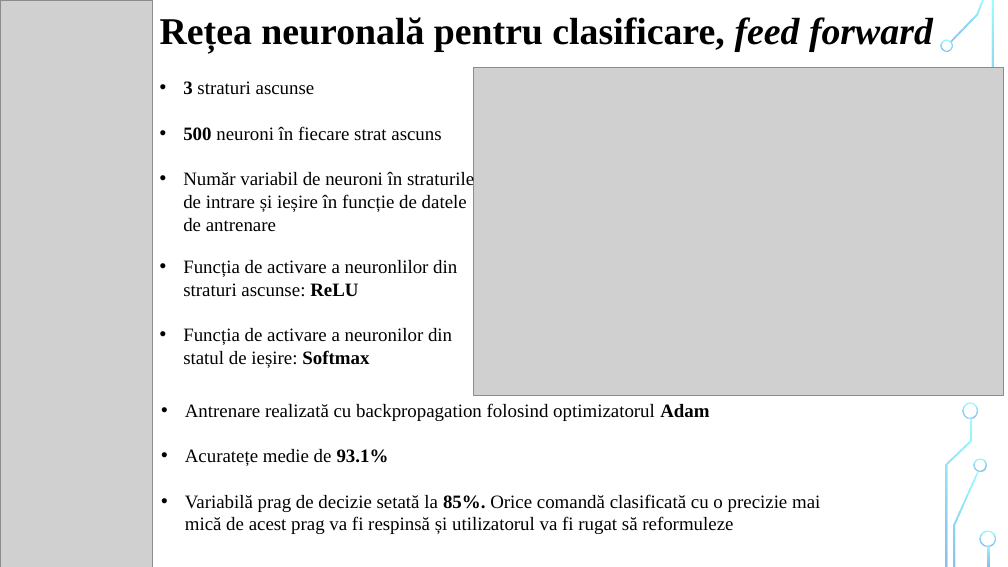
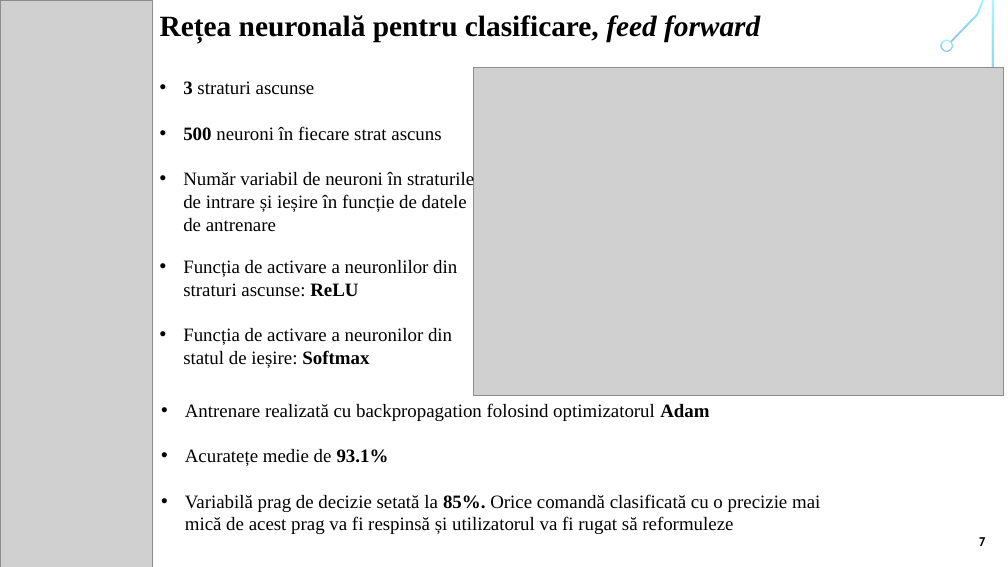
Before and after one commit to liviubrinza/alice, a slide deck: slide 8 of documentation/Prezentare.pptx. Drawn at 1008x567 pixels with LibreOffice and Linux fonts; fonts in the diff are those of the drawing; grey boxes stand for pictures; background and template pictures are left out. Boxes give left, top, right and bottom in pixels: in the first picture for what was removed or moved away, otherwise in the second. Text is boxed around its words. In the diff, an @@ line names an element or a change of style, - is before the commit and + after.

```diff
--- a/documentation/Prezentare.pptx
+++ b/documentation/Prezentare.pptx
@@ text "Rețea neuronală pentru clasificare, feed ..." at (160,15,760,42): size 36 to 28 pt @@
@@ rectangle added at (944,388,997,567), fill #FFFFFF @@
@@ freeform shape removed at (963,402,979,418) @@
@@ freeform shape removed at (974,459,987,472) @@
@@ text added at (979,537,985,546), 12 pt, text #000000, bold @@
+7
@@ freeform shape removed at (980,531,996,547) @@
```
Also in this commit, not shown: 13 other slides changed, 1 slide removed.
